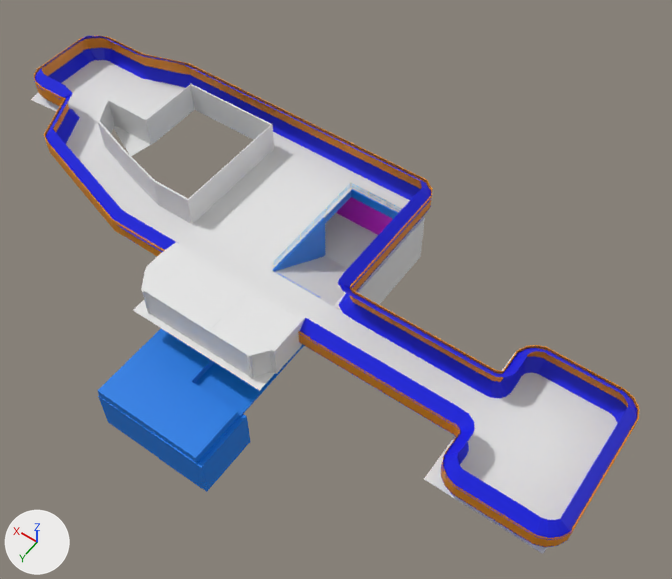
The Blender file Assets/Scenes/Chapter1-1/Models/Chapter1-1Mesh.blend, before and after one commit.
One viewpoint serves both versions: a 50 mm camera at (-47.6, 44.4, 100.6) aimed at (-5.8, -14.1, 8.7). Every picture has the same lights, and +X, +Y and +Z are marked at lower left.

Before the edit, the objects in view are built like this:
```python
ob_cube_001 = bpy.data.objects.new('Cube.001', me_cube_001)
ob_cube_001.location = (-7.9, 2.8, 14.7)
ob_cube_001.rotation_euler = (0.0, 0.0, -0.552)  # degrees (0, 0, -32)
ob_cube_001.scale = (0.102, 1.57, 2.16)
ob_cube_006 = bpy.data.objects.new('Cube.006', me_cube_006)
ob_cube_006.location = (-8.9, -21.1, 4.2)
ob_cube_006.scale = (0.135, 13.8, 8.37)
ob_cube_009 = bpy.data.objects.new('Cube.009', me_cube_008)
ob_cube_009.location = (8.4, -21.1, 4.2)
ob_cube_009.scale = (0.135, 13.8, 8.37)
ob_plane_001 = bpy.data.objects.new('Plane.001', me_plane_003)
ob_plane_001.location = (0.6, 1.2, 17.0)
ob_plane_001.scale = (9.59, 5.12, 1.99)
ob_plane_003 = bpy.data.objects.new('Plane.003', me_plane_002)
ob_plane_003.location = (-9.8, -2.9, 13.1)
ob_plane_003.rotation_euler = (0.785, 0.0, 0.0)  # degrees (45, 0, 0)
ob_plane_004 = bpy.data.objects.new('Plane.004', me_plane_005)
ob_plane_004.location = (-9.8, -2.9, 16.3)
ob_plane_004.rotation_euler = (-0.785, 0.0, 0.0)  # degrees (-45, 0, 0)
ob_plane_005 = bpy.data.objects.new('Plane.005', me_plane_006)
ob_plane_005.location = (-9.8, -2.3, 14.9)
ob_plane_005.rotation_euler = (1.571, 0.0, 0.0)  # degrees (90, 0, 0)
ob_plane_005.scale = (1.0, 1.13, 1.0)
ob_plane_007 = bpy.data.objects.new('Plane.007', me_plane_010)
ob_plane_007.location = (-9.8, -9.9, 13.2)
ob_plane_007.rotation_euler = (-3.927, 0.0, 0.0)  # degrees (-225, 0, 0)
ob_plane_008 = bpy.data.objects.new('Plane.008', me_plane_011)
ob_plane_008.location = (-9.8, -9.8, 16.2)
ob_plane_008.rotation_euler = (-2.356, 0.0, 0.0)  # degrees (-135, 0, 0)
# also in view: 'Cube' at (-8.9, -0.8, 14.8); 'Plane.002' at (2.5, -8.7, 6.4); 'Cube.004' at (0.4, 3.9, 14.7); 'Cube.011' at (23.9, -18.0, 14.7); 'Cube.007' at (-0.1, -7.0, 6.4)
```
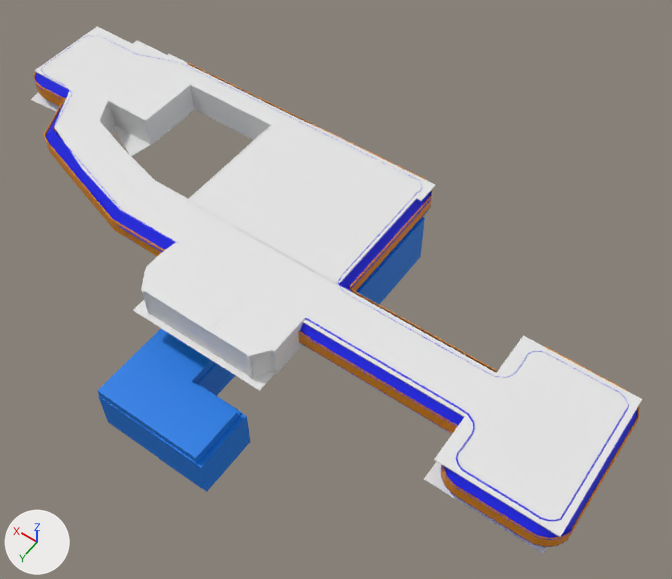
Boxes [x1, y1, x2, y2] around the edits, measured in the pictures (672 x 579 px):
'Ceiling', shown: after [35, 27, 642, 537]
'Chapter1-1Walls', added: after [34, 36, 639, 547]
'Plane.005', deleted: before [34, 35, 639, 547]
'Plane.007', deleted (blue): before [48, 48, 628, 422]
'Plane.004', deleted (blue): before [300, 318, 636, 540]
'Plane.008', deleted (blue): before [34, 36, 637, 516]
'Cube.009', deleted: before [195, 197, 393, 463]
'Cube.006', deleted: before [334, 217, 425, 311]
'Plane.003', deleted: before [299, 342, 569, 547]
part 1 of me_cube_001, built on: [247, 352, 272, 378] in both
part 2 of me_cube_007, added (blue): after [356, 217, 425, 305]
'Plane.002', unchanged, covered by the edit: before [31, 60, 618, 554]; after [31, 93, 547, 554]

The change, as a list of edits to the scene's bpy script:
```text
Change me_cube_001:
    used by ob_cube_001; location = (-7.9, 2.8, 14.7); rotation_euler = (0.0, 0.0, -0.552), in degrees (0, 0, -32); scale = (0.102, 1.57, 2.16)
    remove me_cube_001.from_pydata(...)  # 8 vertices, 6 faces; spans x -1.0..1.0, y -1.0..1.0, z -1.0..1.0
    add me_cube_001.from_pydata(...)  # 16 vertices, 12 faces; spans x -1.0..1.0, y -1.0..1.0, z -1.0..1.0
    me_cube_001 part 1
    4 faces are deleted
    8 vertices are added at x -1.0..1.0, y 0.71..0.96, z -1.0..1.0
    10 new faces join them
Change me_cube_007:
    where me_cube_007.from_pydata(...)  # 121 vertices, 117 faces; spans x -68.7..61.2, y -0.5..2.5, z -0.5..1.0
    used by ob_cube_007; location = (0.4, -21.1, 4.3); scale = (0.135, 13.8, 8.37)
    me_cube_007 part 2: a new loose piece, a box spanning x -76.99..-67.58, y -0.48..0.85, z 0.07..0.99, in mat_texturetransitionmaterial (blue #007be7)
Add me_plane_002_1:
    me_plane_002_1.from_pydata(...)  # 1098 vertices, 1075 faces, 4 loose edges; spans x -34.9..58.0, y -19.1..6.6, z -4.2..21.5
    # faces by material slot: [800, 275]
    me_plane_002_1.materials.append(mat_wallupperlower)  # blue #0011e7
    me_plane_002_1.materials.append(mat_wallcenter)  # orange #e78c00
Change ob_cube_001:
    remove _m = ob_cube_001.modifiers.new('Boolean', 'BOOLEAN')
    remove _m.object = ob_cube_004
Remove ob_plane_003:
    ob_plane_003 = bpy.data.objects.new('Plane.003', me_plane_002)
    ob_plane_003.location = (-9.8, -2.9, 13.1)
    ob_plane_003.rotation_euler = (0.785, 0.0, 0.0)  # degrees (45, 0, 0)
Remove ob_plane_004:
    ob_plane_004 = bpy.data.objects.new('Plane.004', me_plane_005)
    ob_plane_004.location = (-9.8, -2.9, 16.3)
    ob_plane_004.rotation_euler = (-0.785, 0.0, 0.0)  # degrees (-45, 0, 0)
Remove ob_plane_005:
    ob_plane_005 = bpy.data.objects.new('Plane.005', me_plane_006)
    ob_plane_005.location = (-9.8, -2.3, 14.9)
    ob_plane_005.rotation_euler = (1.571, 0.0, 0.0)  # degrees (90, 0, 0)
    ob_plane_005.scale = (1.0, 1.13, 1.0)
Remove ob_plane_007:
    ob_plane_007 = bpy.data.objects.new('Plane.007', me_plane_010)
    ob_plane_007.location = (-9.8, -9.9, 13.2)
    ob_plane_007.rotation_euler = (-3.927, 0.0, 0.0)  # degrees (-225, 0, 0)
Remove ob_plane_008:
    ob_plane_008 = bpy.data.objects.new('Plane.008', me_plane_011)
    ob_plane_008.location = (-9.8, -9.8, 16.2)
    ob_plane_008.rotation_euler = (-2.356, 0.0, 0.0)  # degrees (-135, 0, 0)
Remove ob_cube_006:
    ob_cube_006 = bpy.data.objects.new('Cube.006', me_cube_006)
    ob_cube_006.location = (-8.9, -21.1, 4.2)
    ob_cube_006.scale = (0.135, 13.8, 8.37)
    _m = ob_cube_006.modifiers.new('Boolean', 'BOOLEAN')
Change ob_cylinder:
    where _m = ob_cylinder.modifiers.new('Array', 'ARRAY')
    _m.relative_offset_displace: (-26.25, 0.0, 0.0) -> (-29.95, 0.0, 0.0)
Remove ob_cube_009:
    ob_cube_009 = bpy.data.objects.new('Cube.009', me_cube_008)
    ob_cube_009.location = (8.4, -21.1, 4.2)
    ob_cube_009.scale = (0.135, 13.8, 8.37)
    _m = ob_cube_009.modifiers.new('Boolean', 'BOOLEAN')
Change ob_ceiling:
    remove ob_ceiling.hide_set(True)
Add ob_chapter1_1walls:
    ob_chapter1_1walls = bpy.data.objects.new('Chapter1-1Walls', me_plane_002_1)
    ob_chapter1_1walls.location = (-9.8, -2.9, 13.1)
    ob_chapter1_1walls.rotation_euler = (0.785, 0.0, 0.0)  # degrees (45, 0, 0)
```
